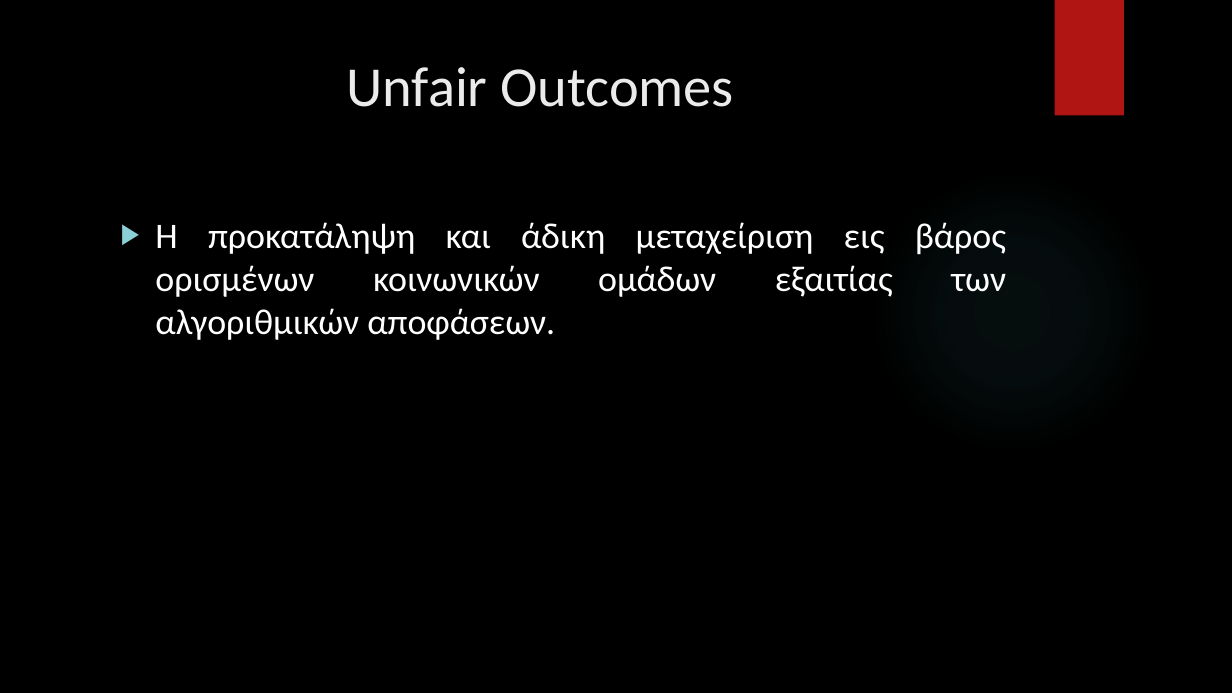
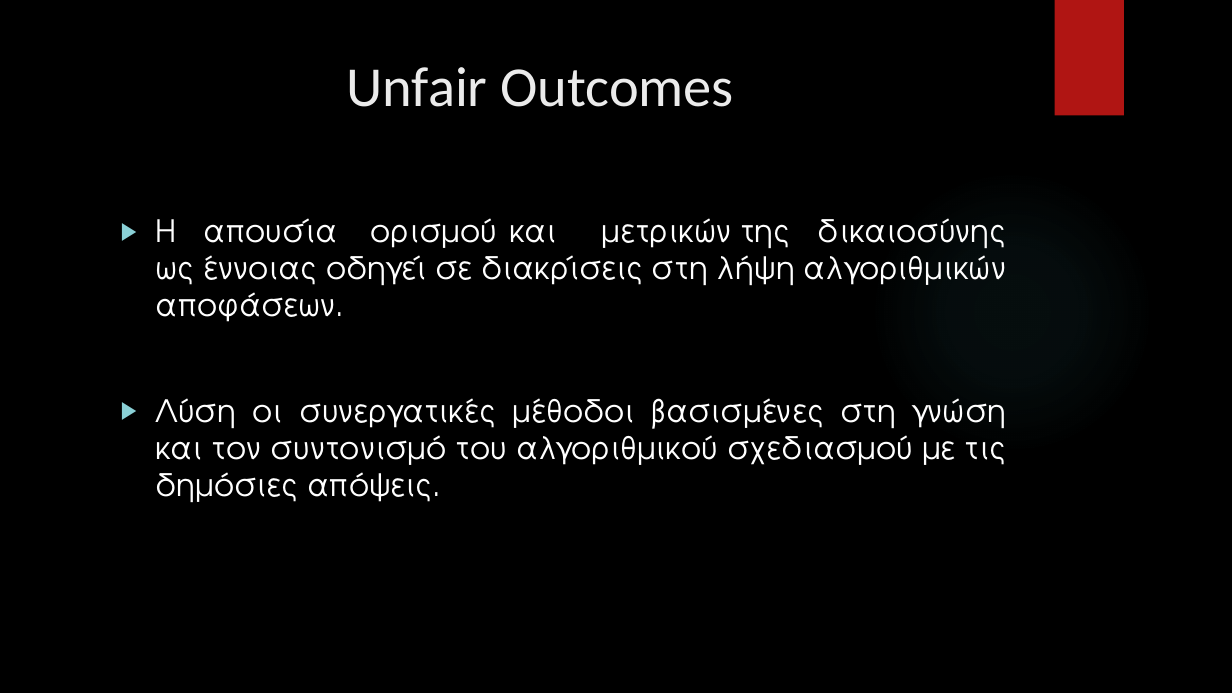
Before and after one commit to VARANE2003/Technical-Writing-Presentation-Project-2024, a slide deck: slide 7 of Presentation/Powerpoint/powerpoint_presentation.pptx. Drawn at 1232x693 pixels with LibreOffice and Linux fonts; fonts in the diff are those of the drawing; background and template pictures are left out. Boxes give left, top, right and bottom in pixels: in the first picture for what was removed or moved away, otherwise in the second. Text is boxed around its words. In the diff, an @@ line names an element or a change of style, - is before the commit and + after.

```diff
--- a/Presentation/Powerpoint/powerpoint_presentation.pptx
+++ b/Presentation/Powerpoint/powerpoint_presentation.pptx
@@ text at <box>155,218,1007,503</box>: text changed; size 28 to 24 pt; font Calibri to TeX Gyre Adventor @@
-▶ Η προκατάληψη και άδικη μεταχείριση εις βάρος ορισμένων κοινωνικών ομάδων εξαιτίας των αλγοριθμικών αποφάσεων.
+▶ Η απουσία ορισμού και μετρικών της δικαιοσύνης ως έννοιας οδηγεί σε διακρίσεις στη λήψη αλγοριθμικών αποφάσεων.
+▶ Λύση οι συνεργατικές μέθοδοι βασισμένες στη γνώση και τον συντονισμό του αλγοριθμικού σχεδιασμού με τις δημόσιες απόψεις.
```
Also in this commit, not shown: 6 other slides changed.
